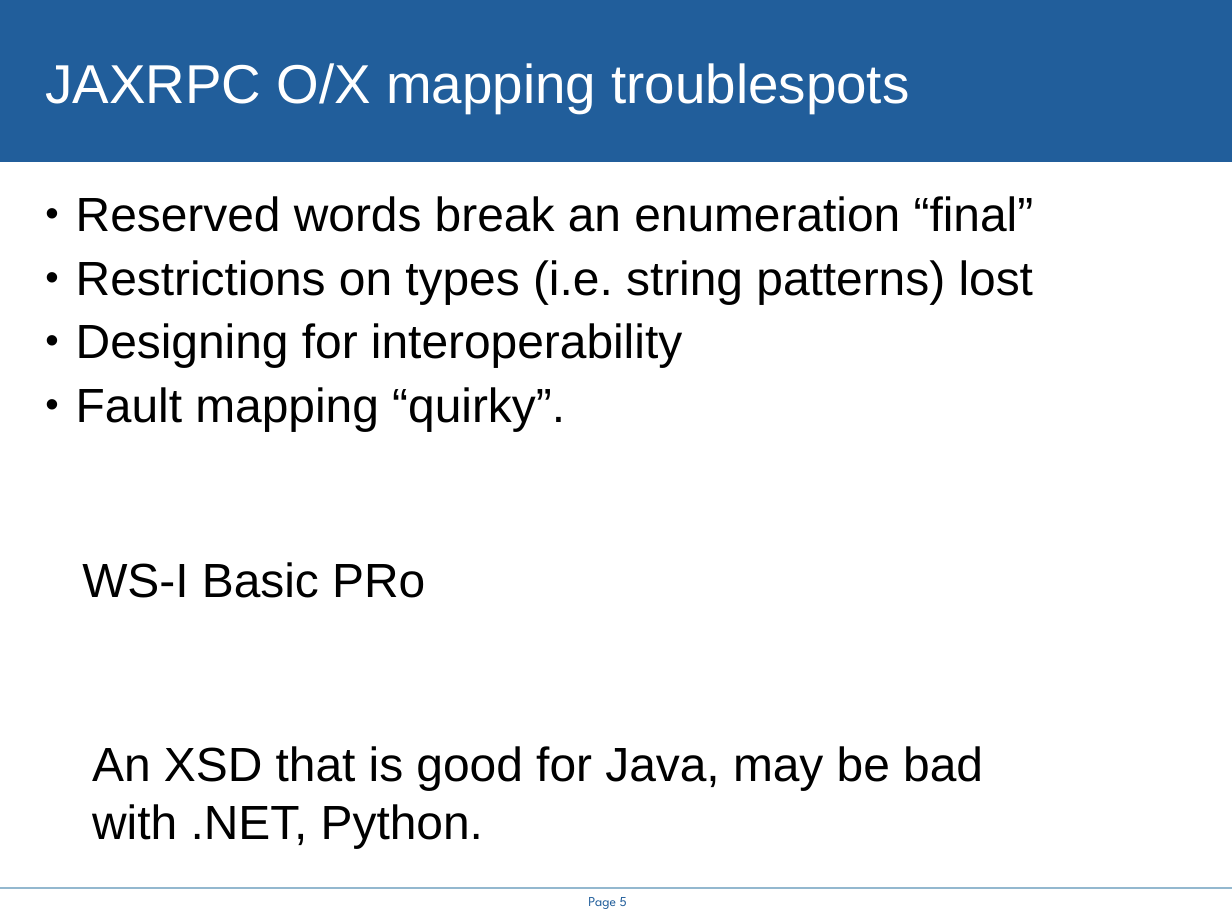
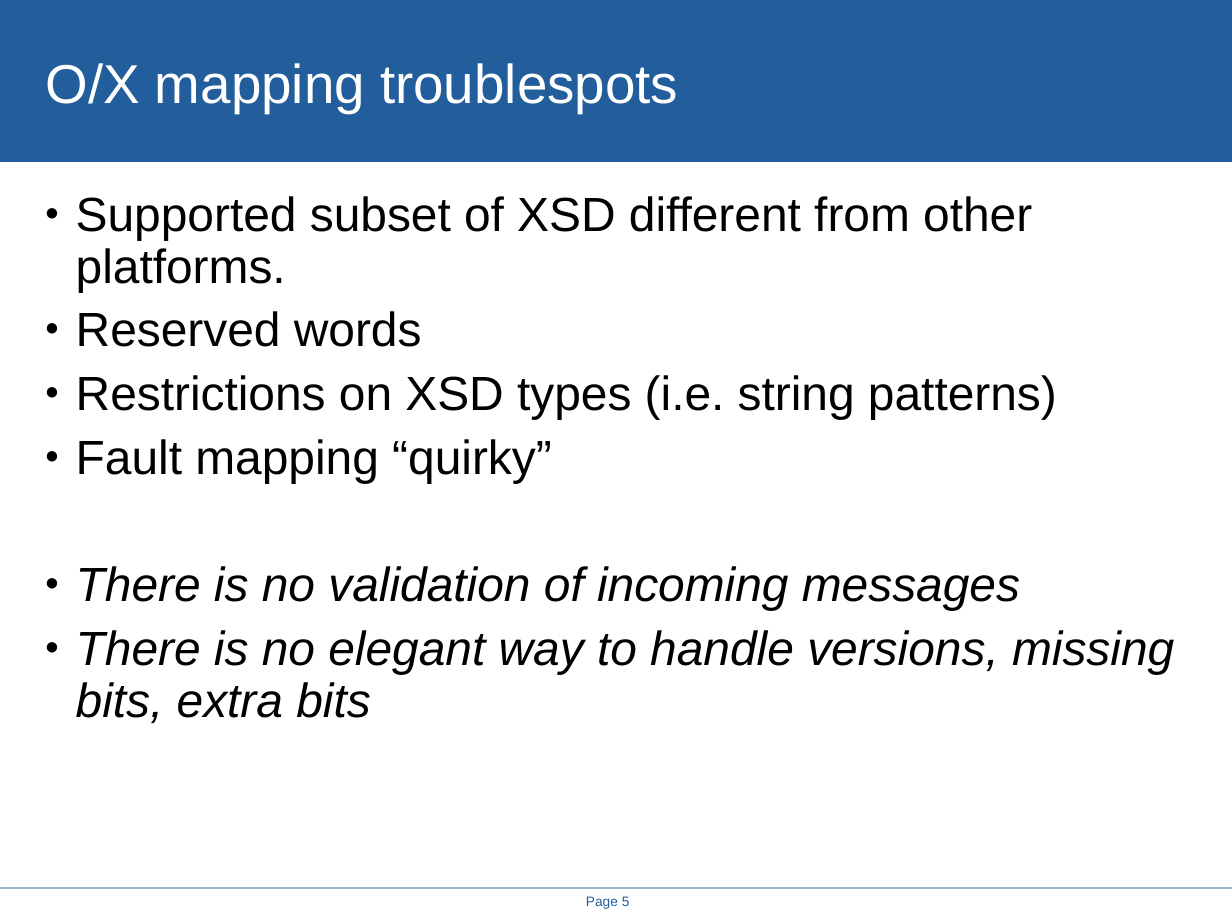
Before and after one commit to steveloughran/smartfrog, a slide deck: slide 5 of projects/alpine/doc/icws2005/rethinking_the_java_SOAP_stack.ppt. Drawn at 1232x924 pixels with LibreOffice and Linux fonts; fonts in the diff are those of the drawing; background and template pictures are left out. Boxes give left, top, right and bottom in pixels: in the first picture for what was removed or moved away, otherwise in the second. Text is boxed around its words. In the diff, an @@ line names an element or a change of style, - is before the commit and + after.

```diff
--- a/projects/alpine/doc/icws2005/rethinking_the_java_SOAP_stack.ppt
+++ b/projects/alpine/doc/icws2005/rethinking_the_java_SOAP_stack.ppt
@@ title at (x1=45, y1=63, x2=678, y2=113): text changed @@
-JAXRPC O/X mapping troublespots
+O/X mapping troublespots
@@ text at (x1=76, y1=196, x2=1174, y2=723): text changed @@
-• Reserved words break an enumeration “final”
-• Restrictions on types (i.e. string patterns) lost
-• Designing for interoperability
-• Fault mapping “quirky”.
+• Supported subset of XSD different from other platforms.
+• Reserved words
+• Restrictions on XSD types (i.e. string patterns)
+• Fault mapping “quirky”
+• There is no validation of incoming messages
+• There is no elegant way to handle versions, missing bits, extra bits
@@ text removed at (x1=82, y1=562, x2=425, y2=598) @@
-WS-I Basic PRo
@@ text removed at (x1=92, y1=746, x2=983, y2=848) @@
-An XSD that is good for Java, may be bad with .NET, Python.
@@ page number at (x1=586, y1=896, x2=630, y2=909): font League Spartan to Arial @@
```
Also in this commit, not shown: 14 other slides changed, 4 slides added, 4 slides removed, 8 other files.
